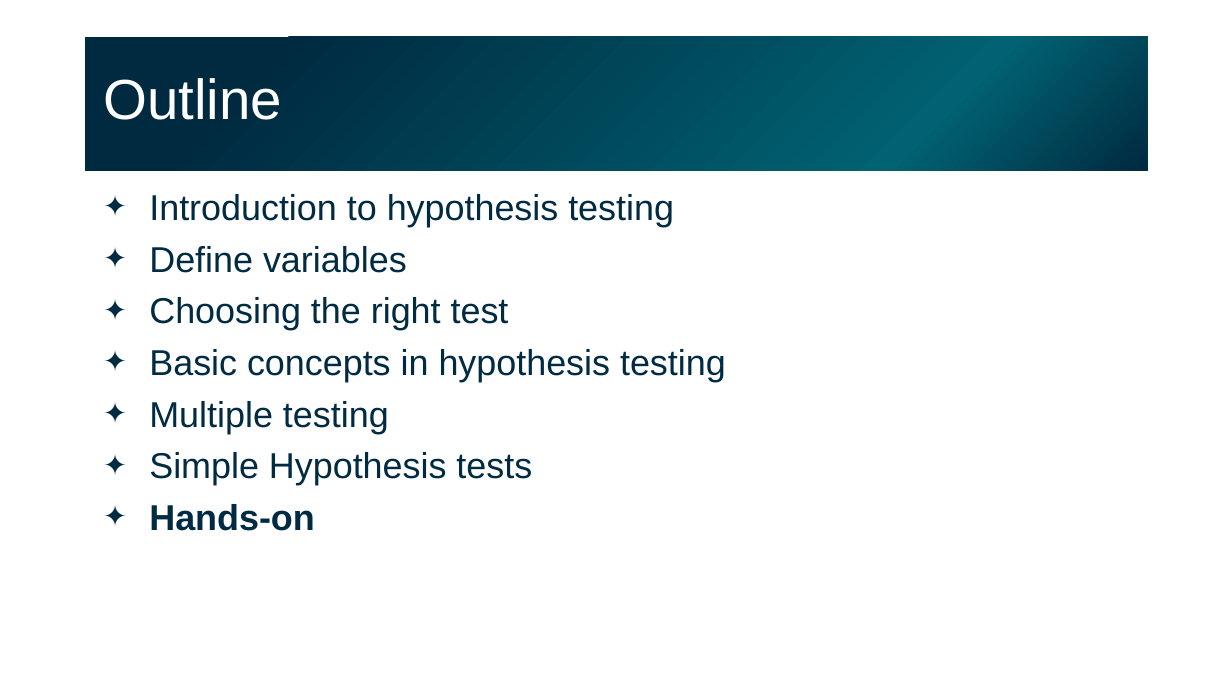
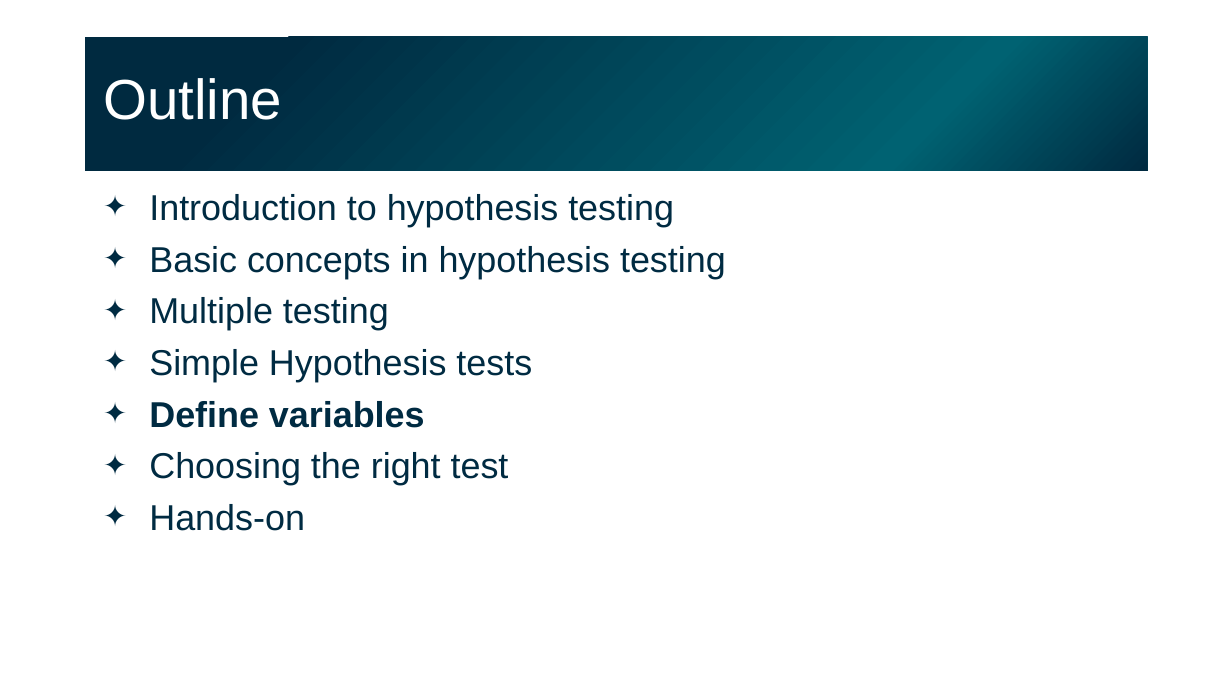
Before and after one commit to gladstone-institutes/Bioinformatics-Workshops, a slide deck: slide 50 of intro-experimental-design-hypothesis-testing/IntroStatsExpDesignHT_011723_day2.pptx (slide 63 before the commit). Drawn at 1232x693 pixels with LibreOffice and Linux fonts; fonts in the diff are those of the drawing. Boxes give left, top, right and bottom in pixels: in the first picture for what was removed or moved away, otherwise in the second. Text is boxed around its words. In the diff, an @@ line names an element or a change of style, - is before the commit and + after.

```diff
--- a/intro-experimental-design-hypothesis-testing/IntroStatsExpDesignHT_011723_day2.pptx
+++ b/intro-experimental-design-hypothesis-testing/IntroStatsExpDesignHT_011723_day2.pptx
@@ text at bbox=[149, 246, 509, 330]: paragraphs removed @@
-✦ Define variables
-✦ Choosing the right test
@@ text at bbox=[149, 401, 509, 485]: paragraphs added @@
+✦ Define variables
+✦ Choosing the right test
@@ text at bbox=[149, 504, 305, 531]: bold off in "Hands-on" @@
```
Also in this commit, not shown: 7 other slides changed, 2 slides added, 2 slides removed.
